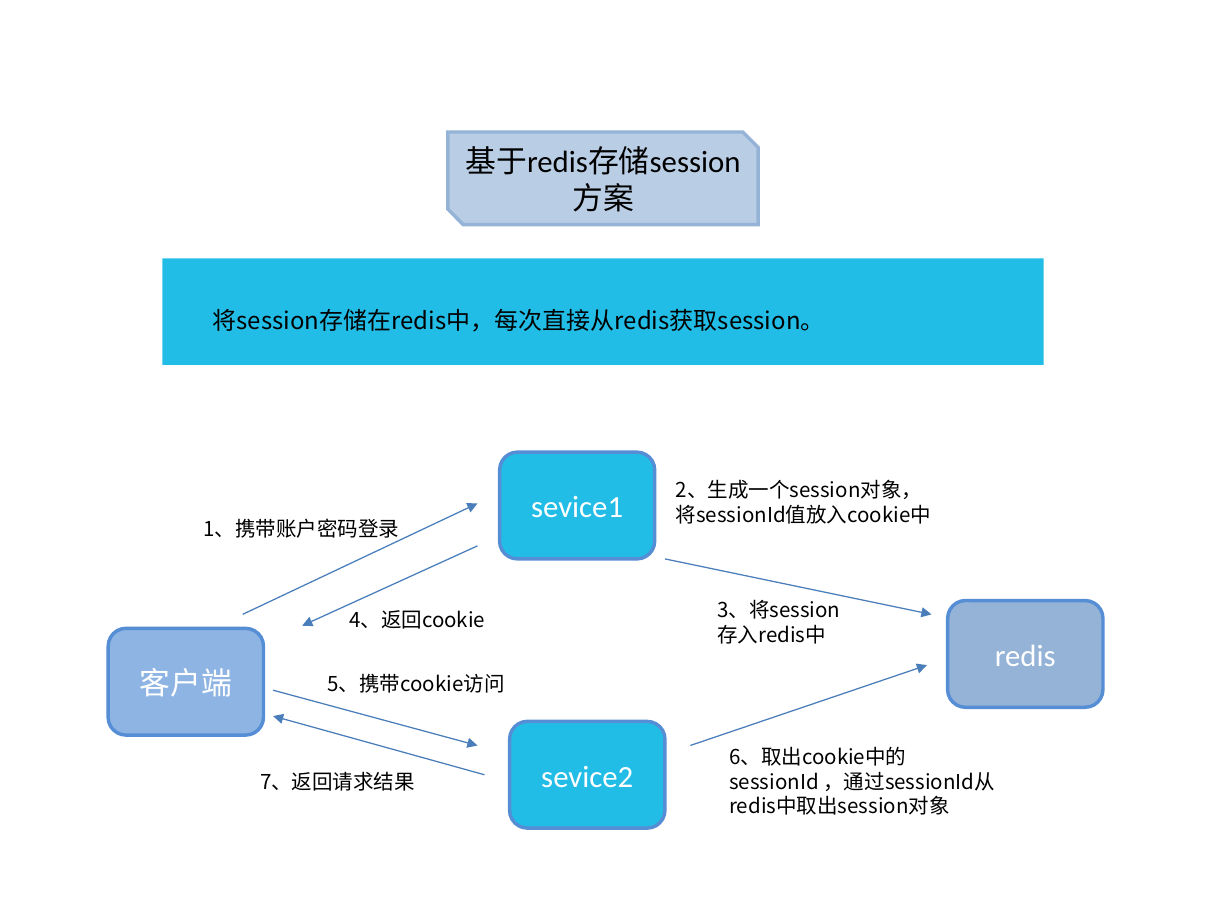
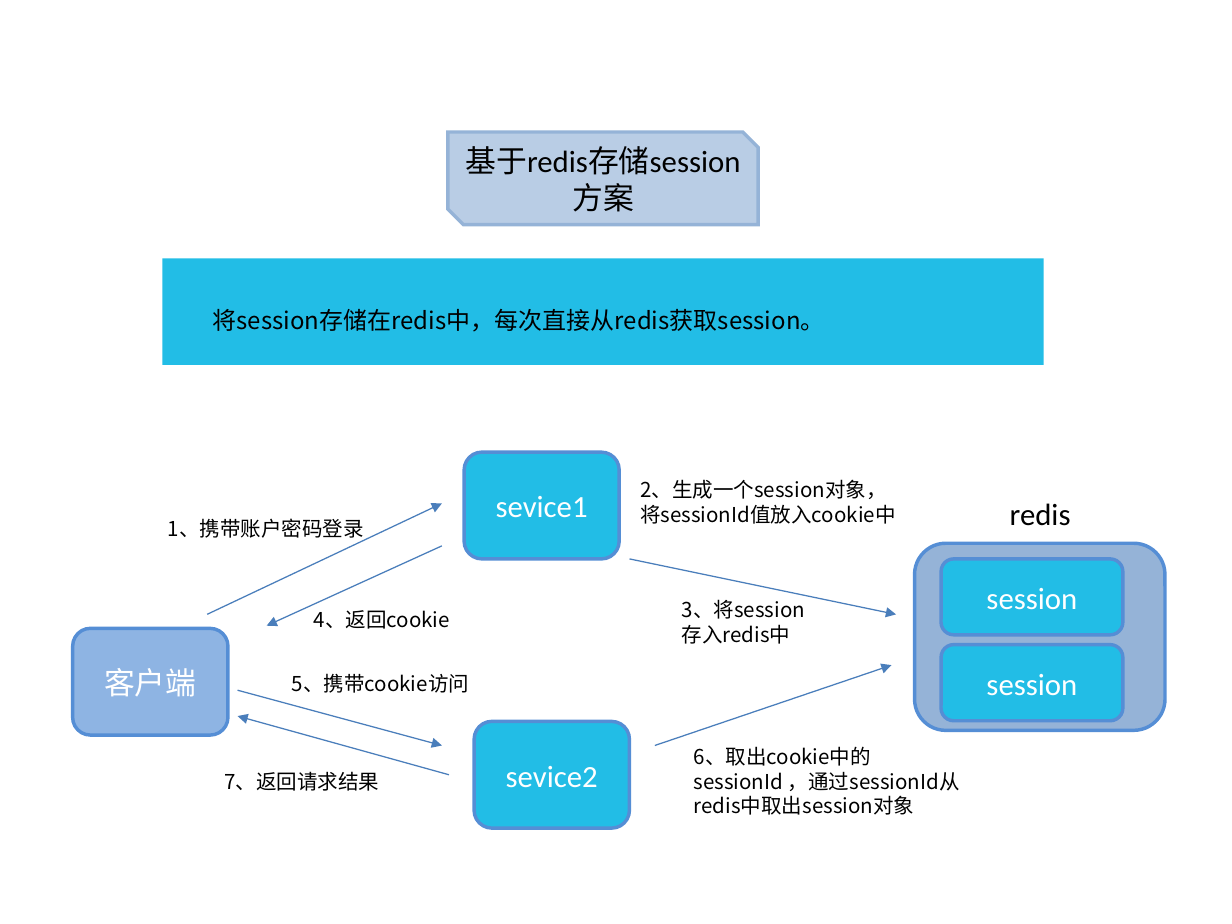
Before and after one commit to shenshanshi/sso, a slide deck: slide 9 of sso.ppt. Drawn at 1232x924 pixels with LibreOffice and Linux fonts; fonts in the diff are those of the drawing. Boxes give left, top, right and bottom in pixels: in the first picture for what was removed or moved away, otherwise in the second. Text is boxed around its words. In the diff, an @@ line names an element or a change of style, - is before the commit and + after.

```diff
--- a/sso.ppt
+++ b/sso.ppt
@@ text "redis": place and size @@
-text "redis" at (947, 601, 1103, 708)
+text "redis" at (1010, 503, 1071, 526)
@@ text "redis" at (1010, 503, 1071, 526): text colour #FFFFFF to #000000; alignment centre to left; vertical alignment middle to top; fill #95B3D7 to none; outline #558ED5 2.01 pt to none @@
@@ 7 texts, 6 arrows, 3 rounded rectangles: place and size @@
-7 texts, 6 arrows, 3 rounded rectangles at (108, 452, 995, 829)
+7 texts, 6 arrows, 3 rounded rectangles at (73, 452, 960, 829)
@@ rounded rectangle added at (914, 543, 1164, 731), fill #95B3D7, outline #558ED5 2.01 pt @@
@@ rounded rectangle added at (941, 559, 1124, 636), fill #22BDE6, outline #558ED5 2.01 pt, 18 pt, text #FFFFFF @@
+session
@@ rounded rectangle added at (941, 644, 1124, 721), fill #22BDE6, outline #558ED5 2.01 pt, 18 pt, text #FFFFFF @@
+session
```
Also in this commit, not shown: 3 other slides changed.
